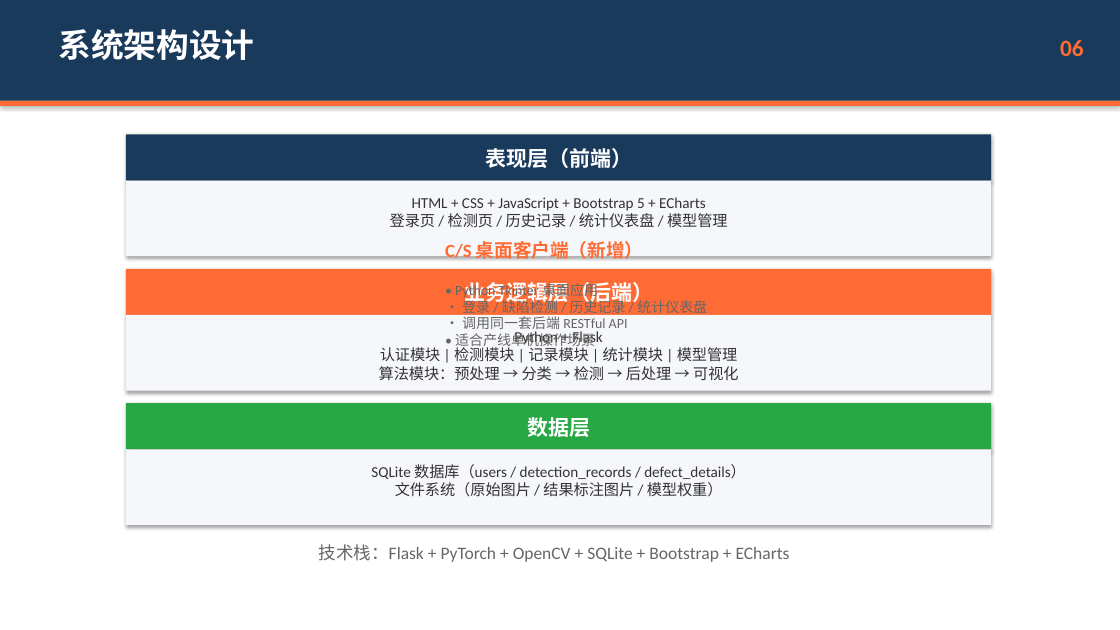
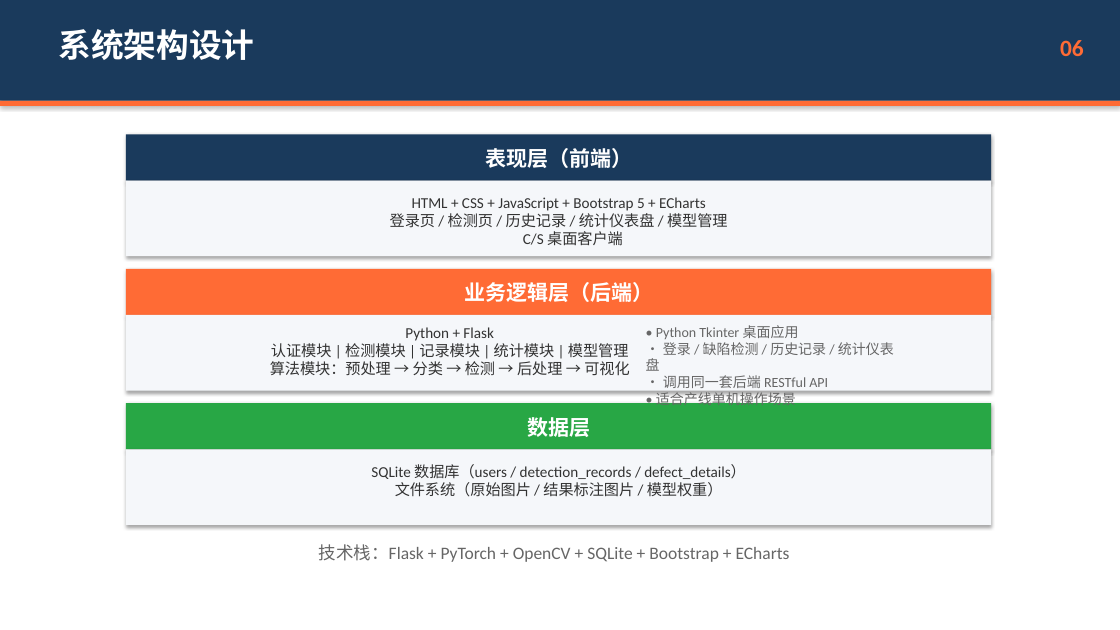
Before and after one commit to qlbl6666/manufacturing-intelligent-course-design, a slide deck: slide 6 of docs/答辩PPT.pptx. Drawn at 1120x630 pixels with LibreOffice and Linux fonts; fonts in the diff are those of the drawing. Boxes give left, top, right and bottom in pixels: in the first picture for what was removed or moved away, otherwise in the second. Text is boxed around its words. In the diff, an @@ line names an element or a change of style, - is before the commit and + after.

```diff
--- a/docs/答辩PPT.pptx
+++ b/docs/答辩PPT.pptx
@@ text at (523, 231, 623, 246): text changed; size 16 to 13 pt; text colour #FF6B35 to #333333; bold off @@
-C/S 桌面客户端（新增）
+C/S 桌面客户端
@@ text "Python + Flask 认证模块 | ...": place and size @@
-text "Python + Flask 认证模块 | ..." at (379, 331, 738, 380)
+text "Python + Flask 认证模块 | ..." at (270, 327, 629, 376)
@@ text "• Python Tkinter 桌面应用 • ..." rewrapped from (455, 282, 707, 349) to (646, 325, 894, 408) @@
```
Also in this commit, not shown: 1 other slide changed.
